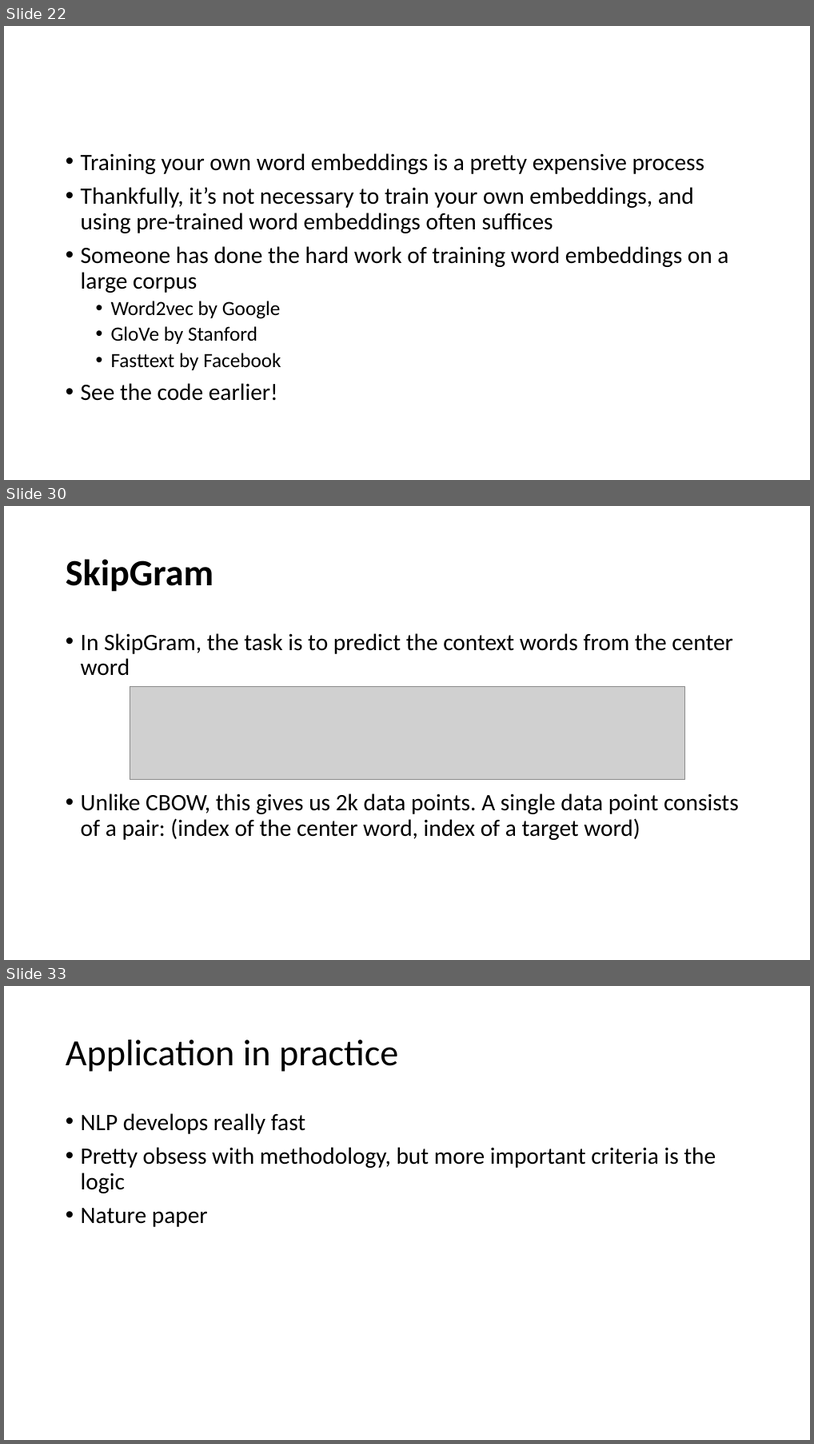
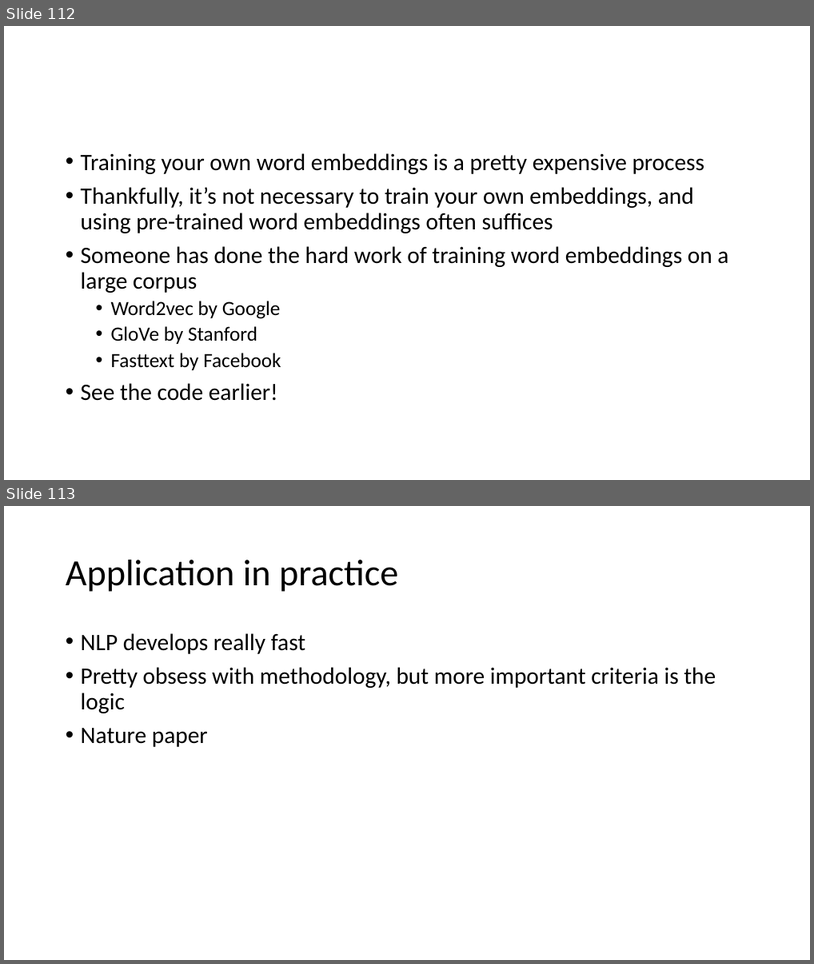
Before and after one commit to YeabinMoonEcon/BUS211, a slide deck: BUS243_NLP/lecture_notes/Lecture6_2.pptx. Shown one above the other, each under a label of ours: slides 22, 30 and 33 before the commit, slides 112 and 113 after it; the slides between them are not shown. The pictures are 814x1444 and 814x964 pixels, drawn with LibreOffice and Linux fonts; fonts in the diff are those of the drawing; grey boxes stand for pictures. Boxes give left, top, right and bottom in pixels: in the first picture for what was removed or moved away, otherwise in the second. Text is boxed around its words. In the diff, an @@ line names an element or a change of style, - is before the commit and + after.

```diff
--- a/BUS243_NLP/lecture_notes/Lecture6_2.pptx
+++ b/BUS243_NLP/lecture_notes/Lecture6_2.pptx
@@ slide 30 removed at [4, 506, 810, 960], background #FFFFFF @@
@@ title removed at [66, 559, 214, 592] @@
-SkipGram
@@ text removed at [81, 633, 739, 840] @@
-• In SkipGram, the task is to predict the context words from the center word
-• Unlike CBOW, this gives us 2k data points. A single data point consists of a pair: (index of the center word, index of a target word)
@@ picture removed at [130, 686, 685, 780] @@
@@ what was slide 22 is now slide 112 @@
@@ what was slide 33 is now slide 113 @@
```
Also in this commit, not shown: 92 slides added, 11 other slides removed, 2 other files.
